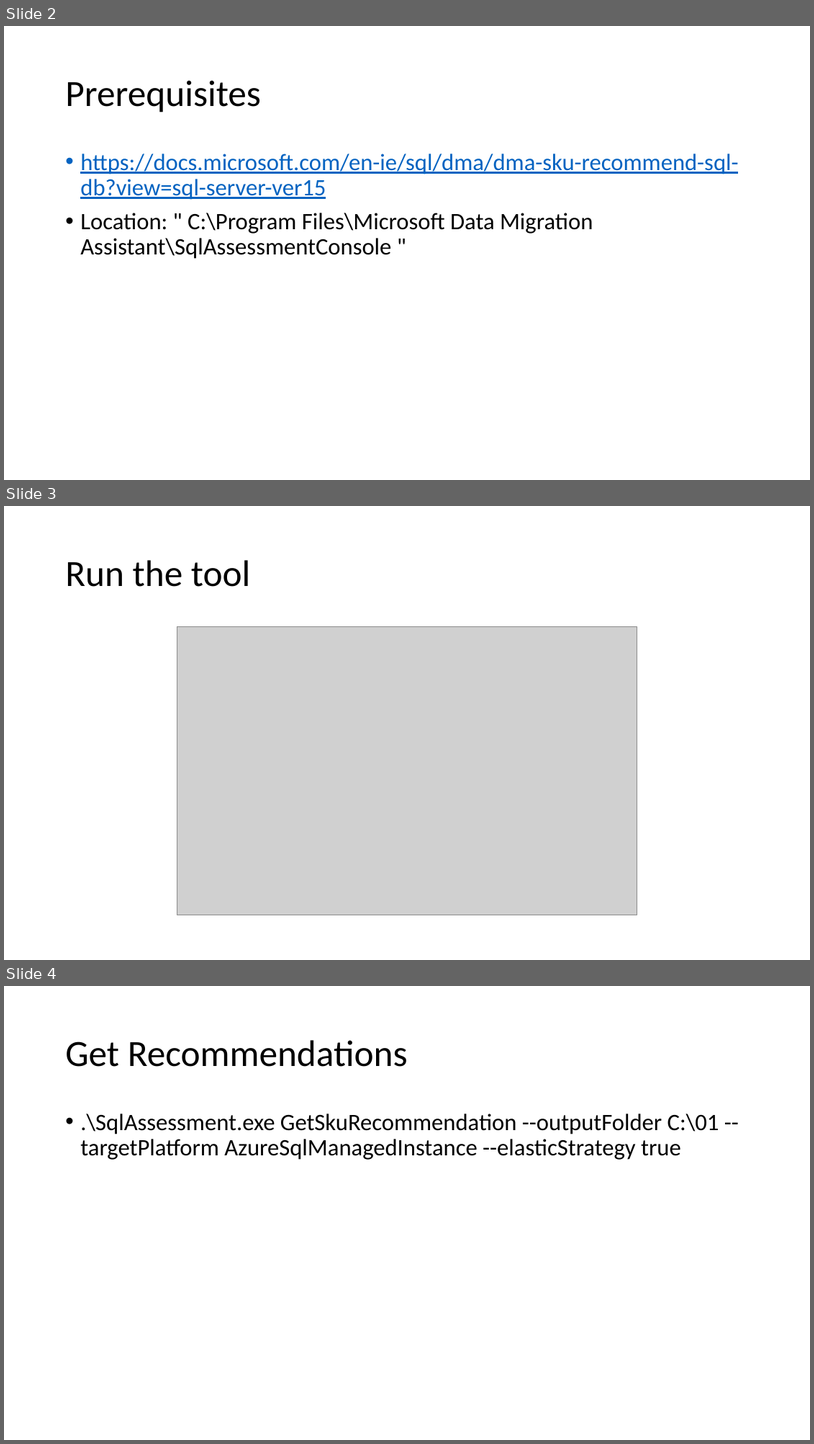
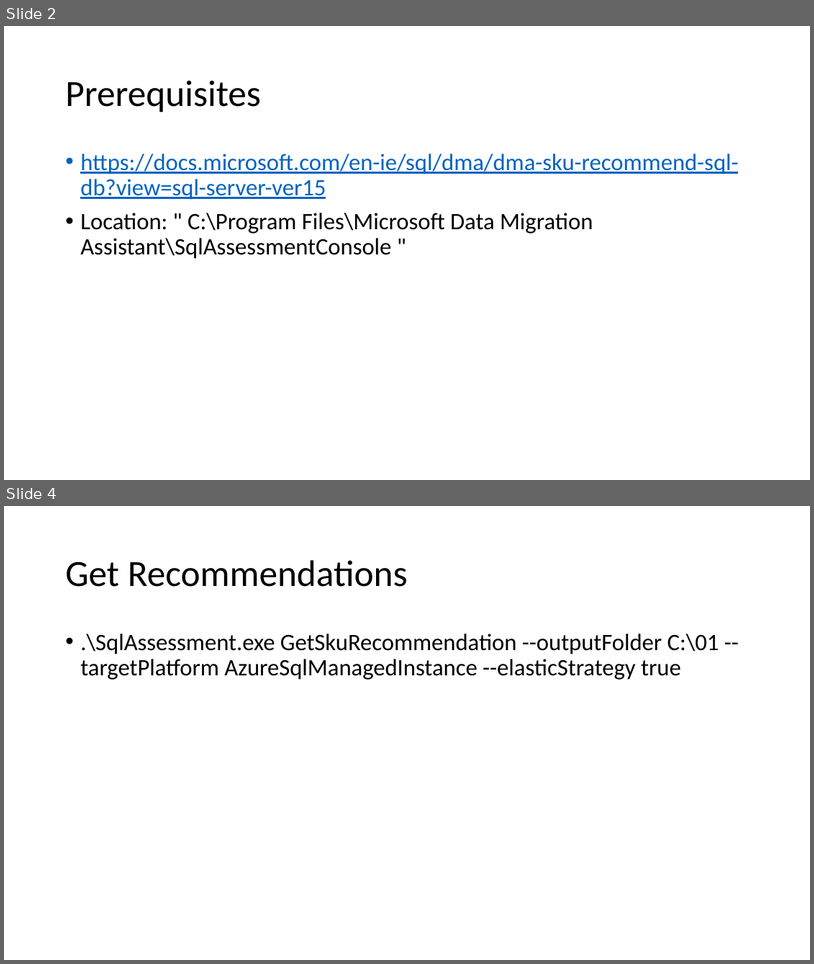
Before and after one commit to peterperov/MSFTCSA, a slide deck: 119-SQL Assessment/Test Run.pptx. Shown one above the other, each under a label of ours: slides 2, 3 and 4 before the commit, slides 2 and 4 after it; the slides between them are not shown. The pictures are 814x1444 and 814x964 pixels, drawn with LibreOffice and Linux fonts; fonts in the diff are those of the drawing; grey boxes stand for pictures. Boxes give left, top, right and bottom in pixels: in the first picture for what was removed or moved away, otherwise in the second. Text is boxed around its words. In the diff, an @@ line names an element or a change of style, - is before the commit and + after.

```diff
--- a/119-SQL Assessment/Test Run.pptx
+++ b/119-SQL Assessment/Test Run.pptx
@@ slide 3 removed at bbox=[4, 506, 810, 960], background #FFFFFF @@
@@ title removed at bbox=[65, 560, 251, 587] @@
-Run the tool
@@ picture removed at bbox=[178, 627, 638, 915] @@
```
Also in this commit, not shown: 1 slide added.
